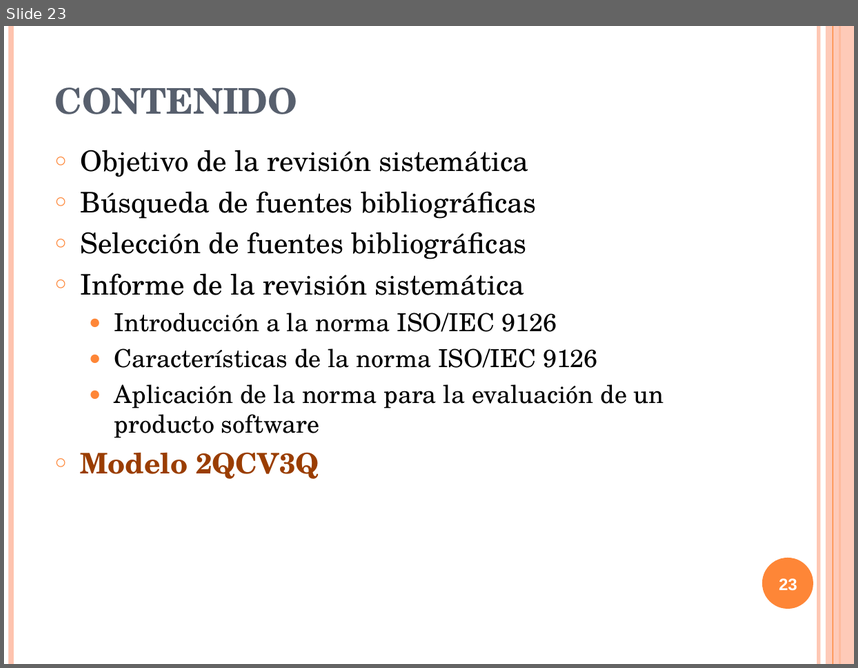
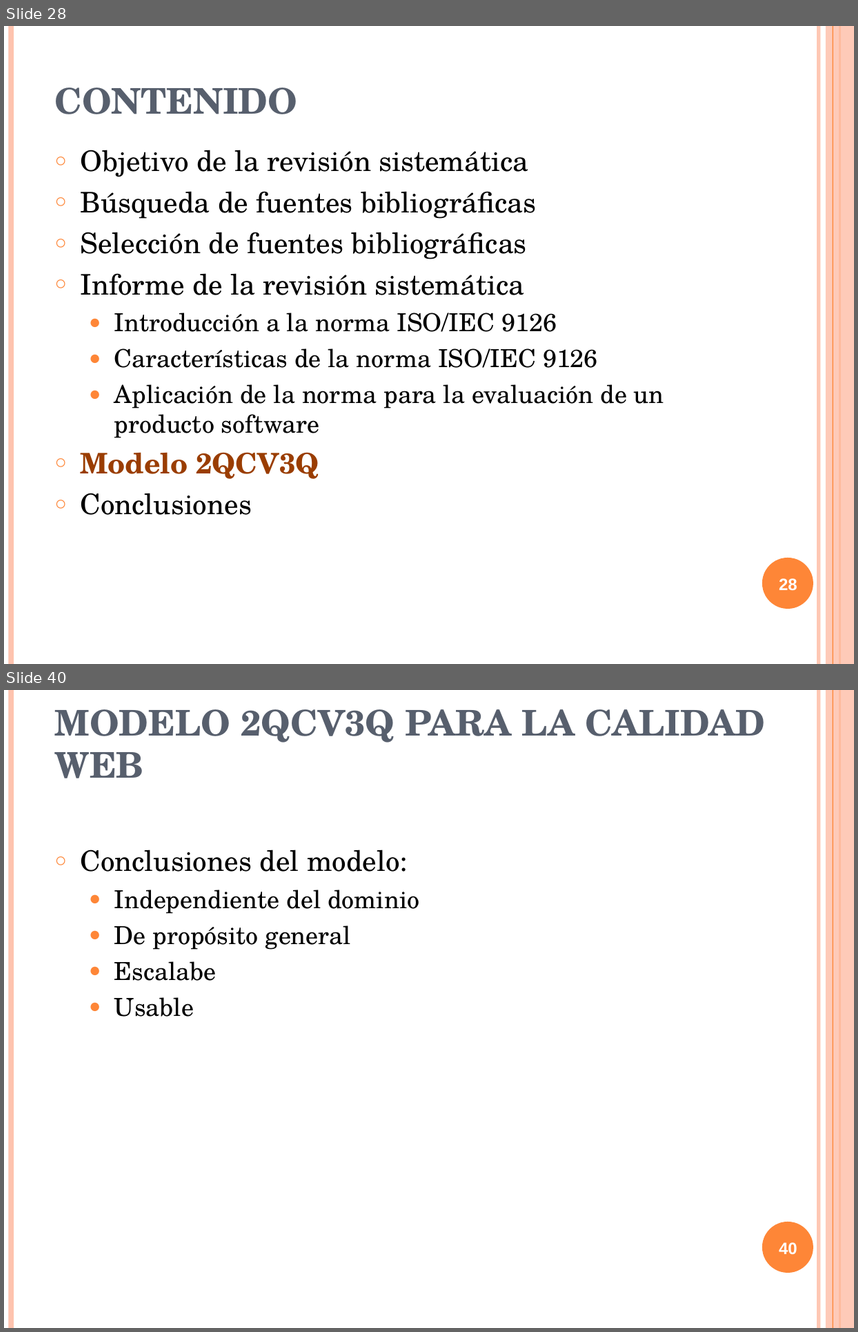
Before and after one commit to txedo/isi-auditoria, a slide deck: calidad/Trabajo/presentacion/presentacionCalidad.ppt. Shown one above the other, each under a label of ours: slide 23 before the commit, slides 28 and 40 after it; the slides between them are not shown. The pictures are 858x668 and 858x1332 pixels, drawn with LibreOffice and Linux fonts; fonts in the diff are those of the drawing. Boxes give left, top, right and bottom in pixels: in the first picture for what was removed or moved away, otherwise in the second. Text is boxed around its words. In the diff, an @@ line names an element or a change of style, - is before the commit and + after.

Commit message:
Calidad: * Terminada mi parte de la presentación

```diff
--- a/calidad/Trabajo/presentacion/presentacionCalidad.ppt
+++ b/calidad/Trabajo/presentacion/presentacionCalidad.ppt
@@ slide 40 added at [4,690,854,1328], background #FFFFFF; not listed: 6 template elements that a slide beside it also shows @@
@@ text added at [55,709,765,778], 30 pt, text #575F6D, bold @@
+MODELO 2QCV3Q PARA LA CALIDAD WEB
@@ text added at [80,849,419,1016], 21 pt, text #000000 @@
+○ Conclusiones del modelo:
+  ● Independiente del dominio
+  ● De propósito general
+  ● Escalabe
+  ● Usable
@@ page number added at [779,1242,797,1254], 14 pt, text #FFFFFF, bold @@
+40
@@ what was slide 23 is now slide 28 @@
@@ slide 28 changed as well @@
@@ text at [80,492,252,515]: paragraph added @@
+○ Conclusiones
@@ page number at [779,578,797,590]: text changed @@
-23
+28
```
Also in this commit, not shown: 8 other slides changed, 18 other slides added.
